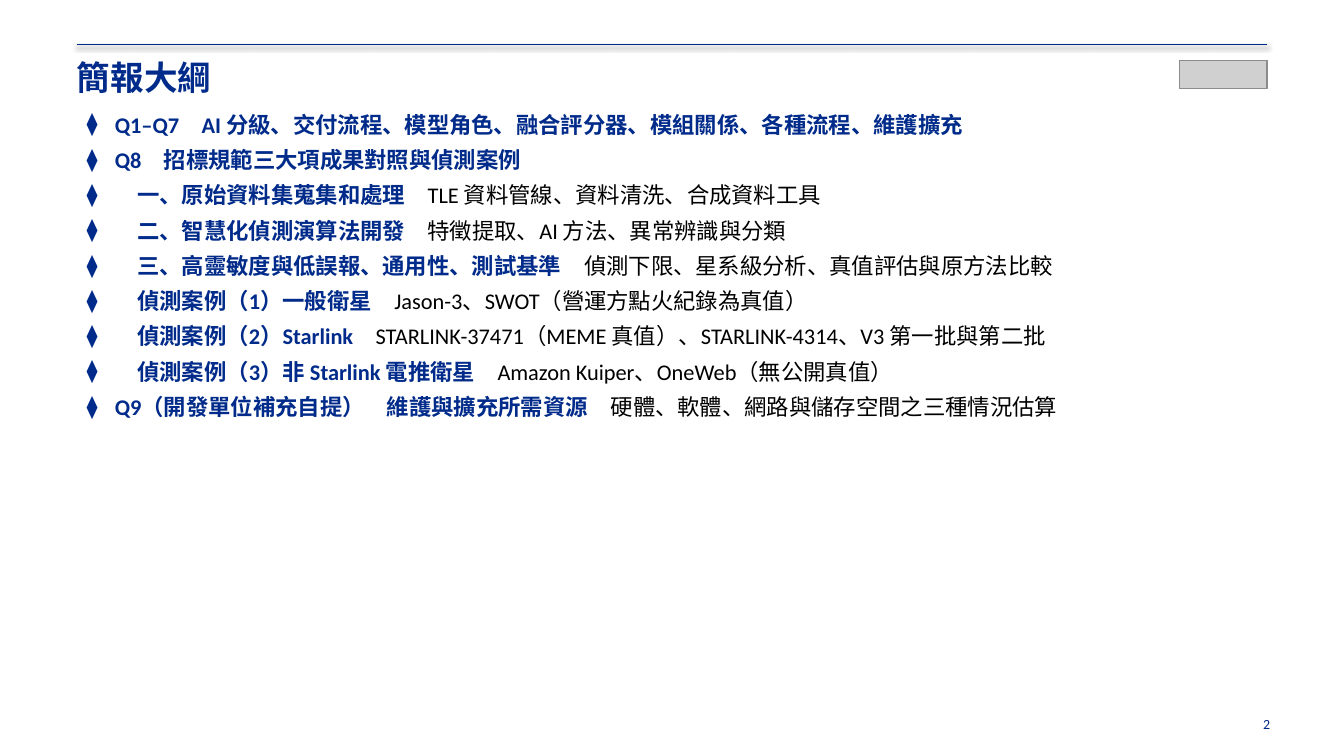
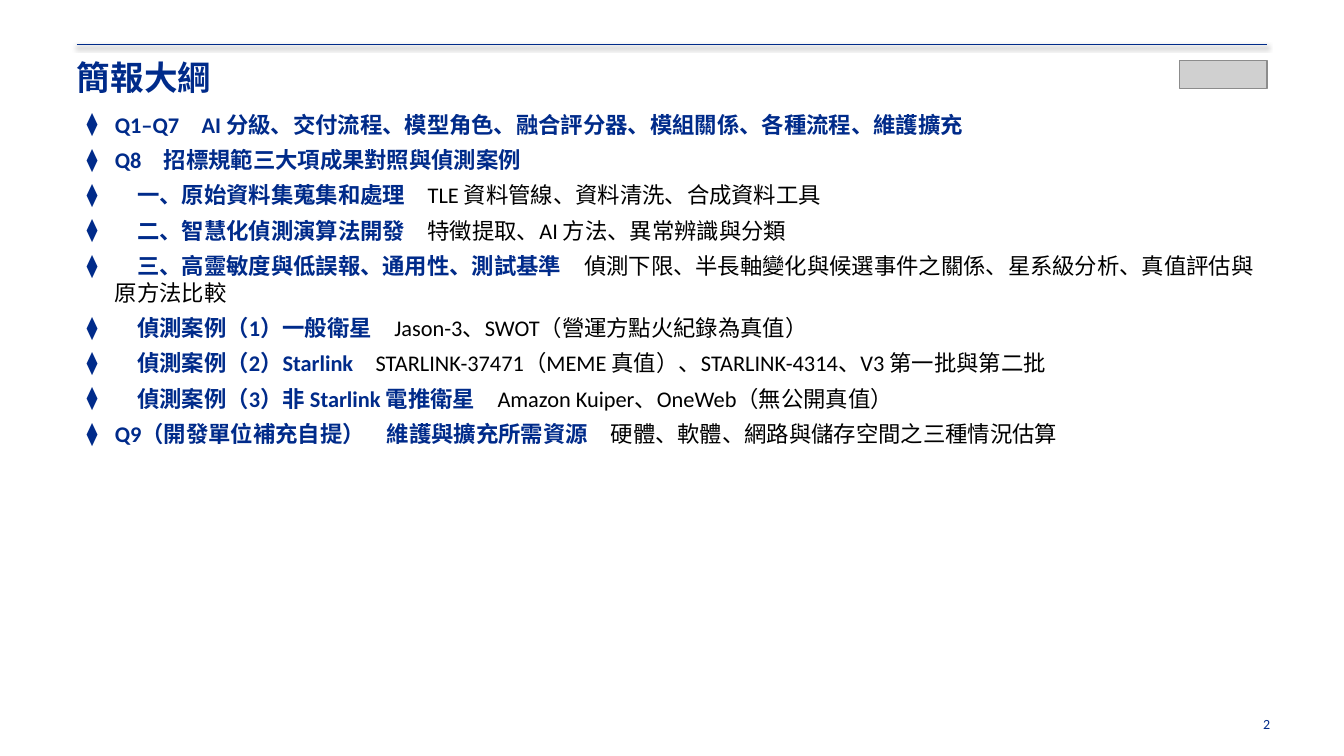
Before and after one commit to RhynoW/Sat_TraingDataExtension, a slide deck: slide 2 of docs/期末報告_補充簡報_建議事項一問一答_20261125.pptx. Drawn at 1344x756 pixels with LibreOffice and Linux fonts; fonts in the diff are those of the drawing; grey boxes stand for pictures. Boxes give left, top, right and bottom in pixels: in the first picture for what was removed or moved away, otherwise in the second. Text is boxed around its words. In the diff, an @@ line names an element or a change of style, - is before the commit and + after.

```diff
--- a/docs/期末報告_補充簡報_建議事項一問一答_20261125.pptx
+++ b/docs/期末報告_補充簡報_建議事項一問一答_20261125.pptx
@@ text at (x1=137, y1=255, x2=1254, y2=276): text changed @@
-⧫ 三、高靈敏度與低誤報、通用性、測試基準 偵測下限、星系級分析、真值評估與原方法比較
+⧫ 三、高靈敏度與低誤報、通用性、測試基準 偵測下限、半長軸變化與候選事件之關係、星系級分析、真值評估與原方法比較
```
Also in this commit, not shown: 16 other slides changed, 5 slides added, 40 other files.
